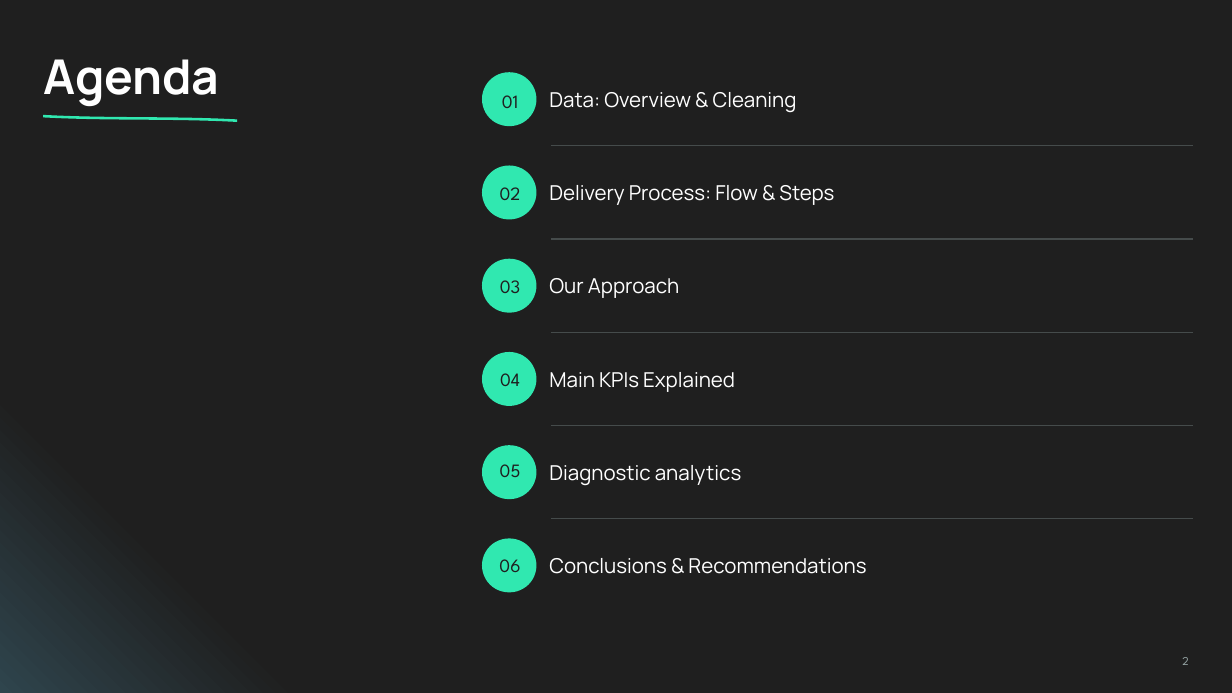
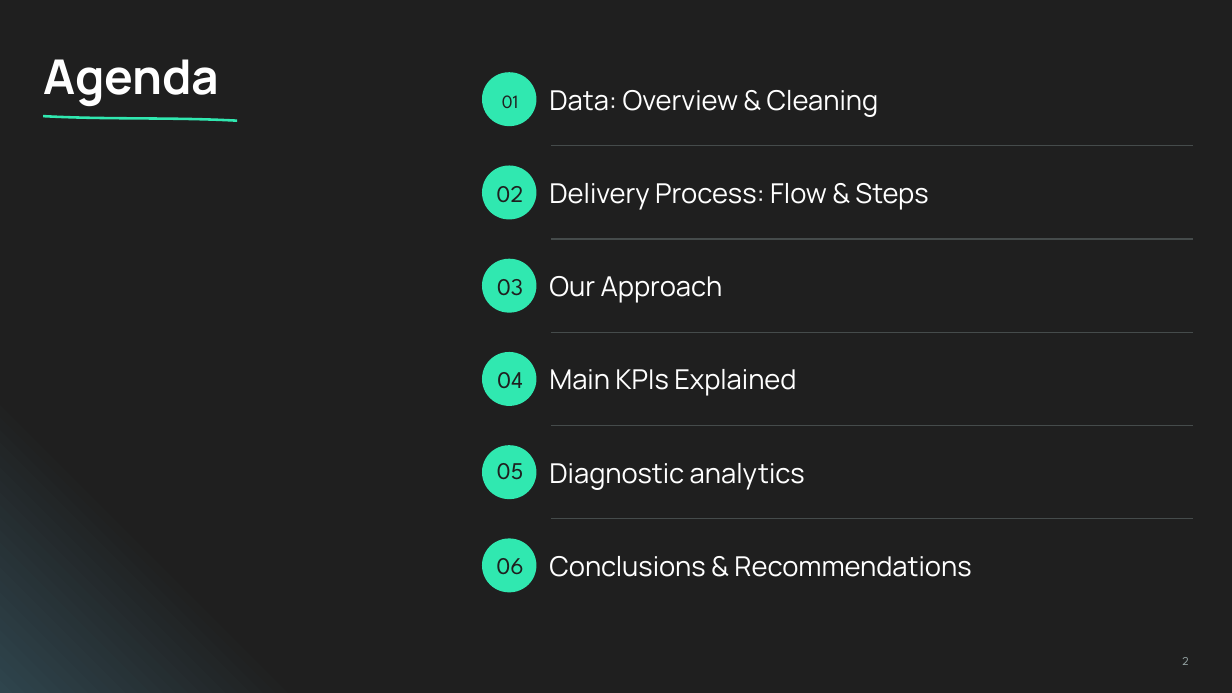
Before and after one commit to skibodaria/muesli-project, a slide deck: slide 2 of presentation/Muesli Delivery EDA.pptx. Drawn at 1232x693 pixels with LibreOffice and Linux fonts; fonts in the diff are those of the drawing; background and template pictures are left out. Boxes give left, top, right and bottom in pixels: in the first picture for what was removed or moved away, otherwise in the second. Text is boxed around its words. In the diff, an @@ line names an element or a change of style, - is before the commit and + after.

Commit message:
adding presentation in a new format

```diff
--- a/presentation/Muesli Delivery EDA.pptx
+++ b/presentation/Muesli Delivery EDA.pptx
@@ size 11 to 14 pt in 5 elements at [497, 186, 524, 203], [497, 279, 523, 296], [497, 372, 523, 388], [497, 463, 524, 480], [497, 558, 524, 575] @@
@@ size 12 to 16 pt in 6 elements at [549, 90, 879, 117], [549, 183, 928, 210], [549, 276, 723, 303], [549, 369, 796, 396], [549, 463, 805, 490], [549, 556, 971, 577] @@
```
Also in this commit, not shown: 24 other slides changed, 1 other file.
